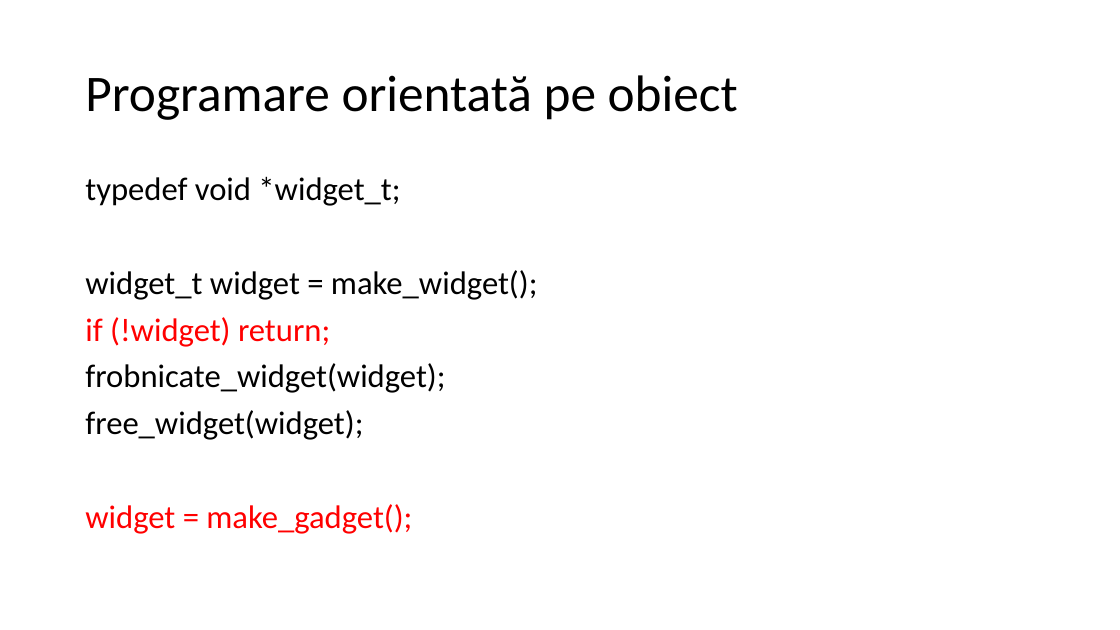
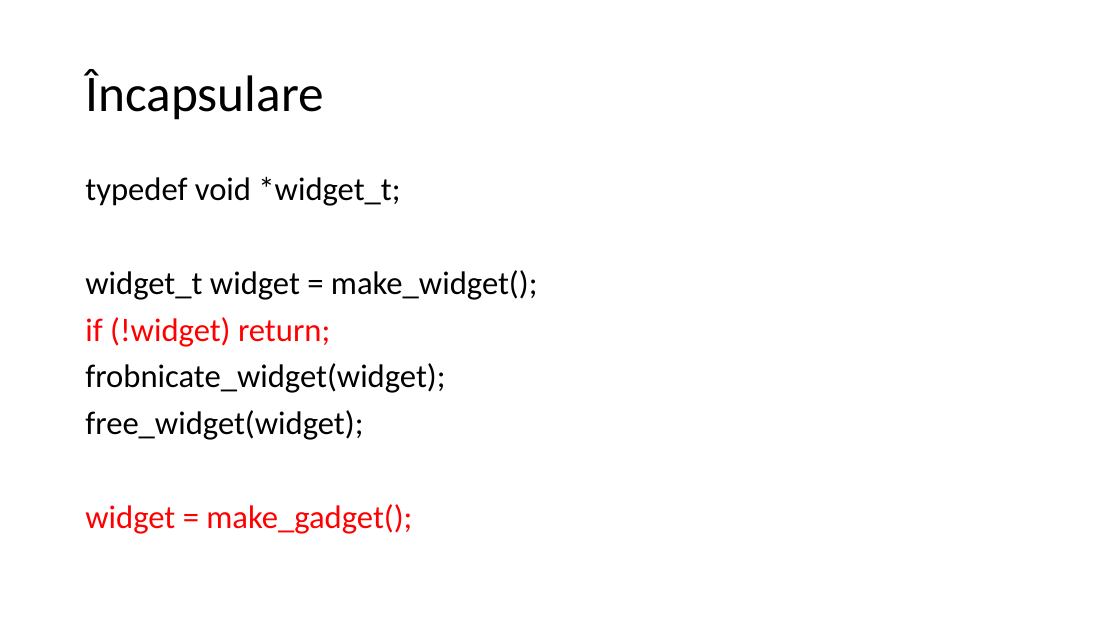
Before and after one commit to lnicola/acpp14, a slide deck: slide 28 of day1/Advanced C++ Day 1.pptx (slide 19 before the commit). Drawn at 1120x630 pixels with LibreOffice and Linux fonts; fonts in the diff are those of the drawing. Boxes give left, top, right and bottom in pixels: in the first picture for what was removed or moved away, otherwise in the second. Text is boxed around its words. In the diff, an @@ line names an element or a change of style, - is before the commit and + after.

```diff
--- a/day1/Advanced C++ Day 1.pptx
+++ b/day1/Advanced C++ Day 1.pptx
@@ title at [85,69,324,120]: text changed @@
-Programare orientată pe obiect
+Încapsulare
```
Also in this commit, not shown: 6 other slides changed, 16 slides added.
